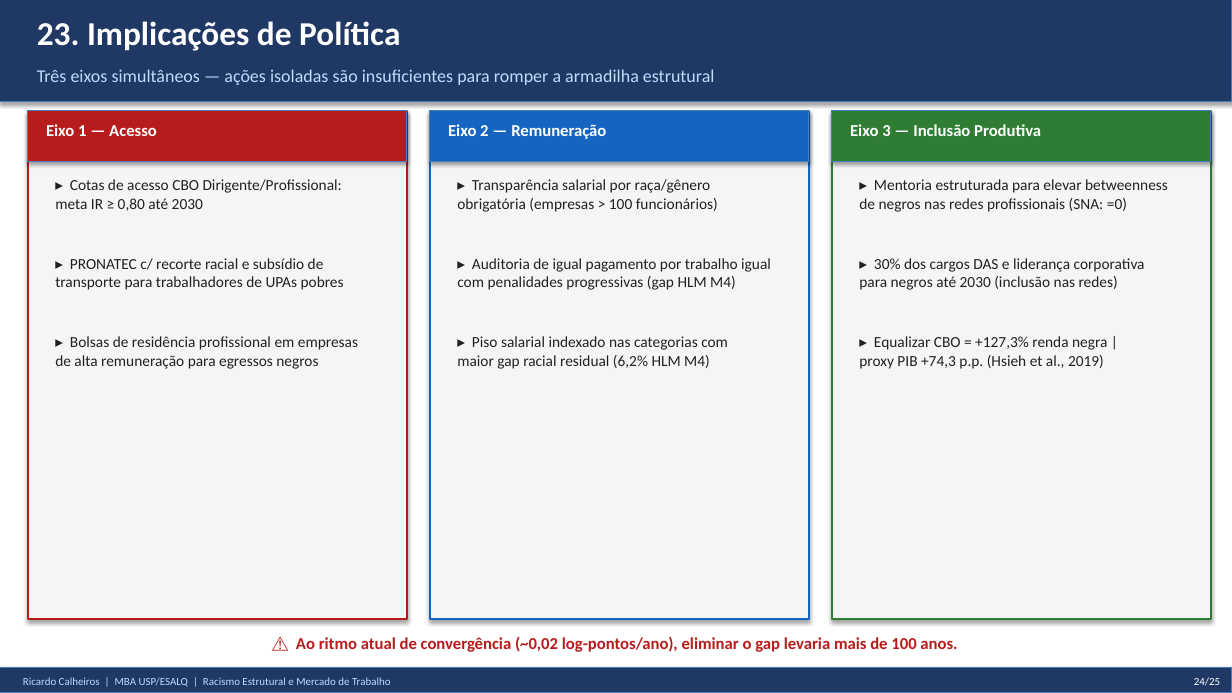
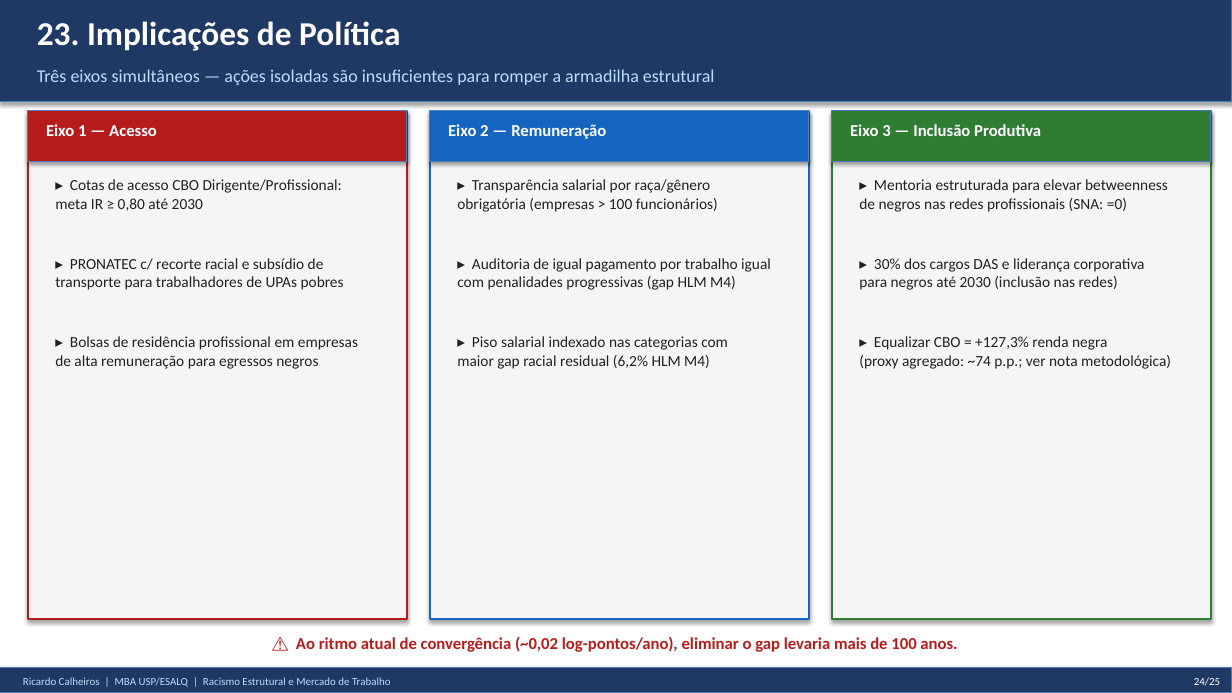
Before and after one commit to rickinrj-ux/ProjetoRacismoPNAD, a slide deck: slide 24 of apresentacao_tcc.pptx. Drawn at 1232x693 pixels with LibreOffice and Linux fonts; fonts in the diff are those of the drawing. Boxes give left, top, right and bottom in pixels: in the first picture for what was removed or moved away, otherwise in the second. Text is boxed around its words. In the diff, an @@ line names an element or a change of style, - is before the commit and + after.

```diff
--- a/apresentacao_tcc.pptx
+++ b/apresentacao_tcc.pptx
@@ text at [859,336,1171,369]: text changed @@
-▸ Equalizar CBO = +127,3% renda negra |
-proxy PIB +74,3 p.p. (Hsieh et al., 2019)
+▸ Equalizar CBO = +127,3% renda negra
+(proxy agregado: ~74 p.p.; ver nota metodológica)
```
Also in this commit, not shown: 1 other slide changed, 6 other files.
